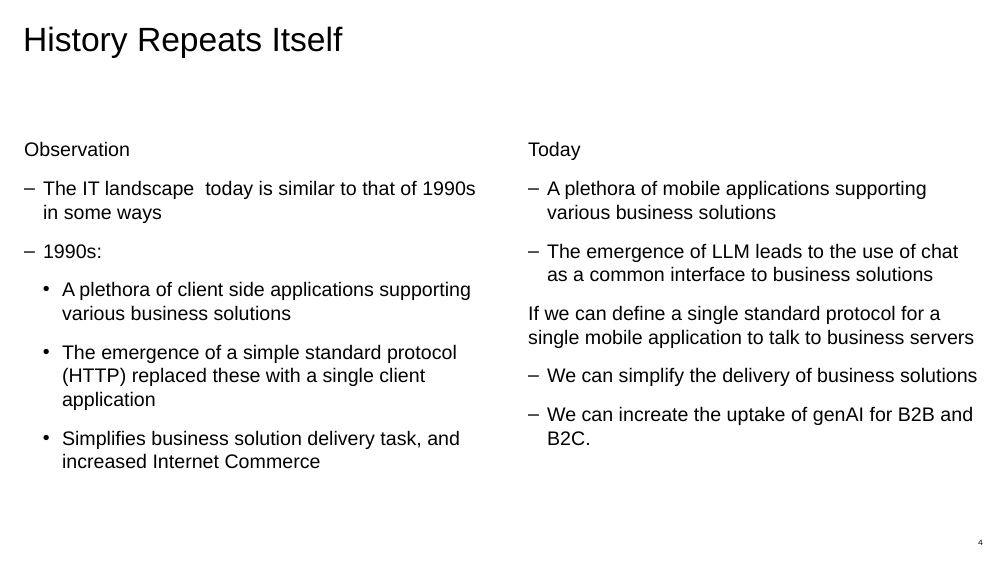
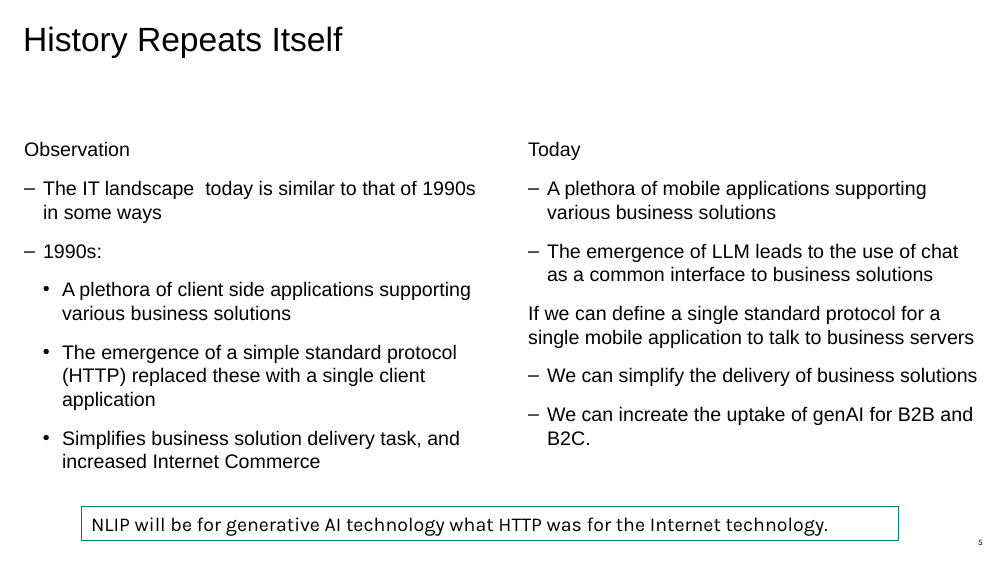
Before and after one commit to nlip-project/documents, a slide deck: slide 5 of working/NLIP_Briefer.pptx (slide 4 before the commit). Drawn at 1008x567 pixels with LibreOffice and Linux fonts; fonts in the diff are those of the drawing. Boxes give left, top, right and bottom in pixels: in the first picture for what was removed or moved away, otherwise in the second. Text is boxed around its words. In the diff, an @@ line names an element or a change of style, - is before the commit and + after.

```diff
--- a/working/NLIP_Briefer.pptx
+++ b/working/NLIP_Briefer.pptx
@@ rectangle added at box(82, 507, 899, 541), outline #007D79 0.75 pt, 14 pt, text #000000 @@
+NLIP will be for generative AI technology what HTTP was for the Internet technology.
@@ page number at box(978, 539, 983, 545): text changed @@
-4
+5
```
Also in this commit, not shown: 9 other slides changed, 12 slides added.
